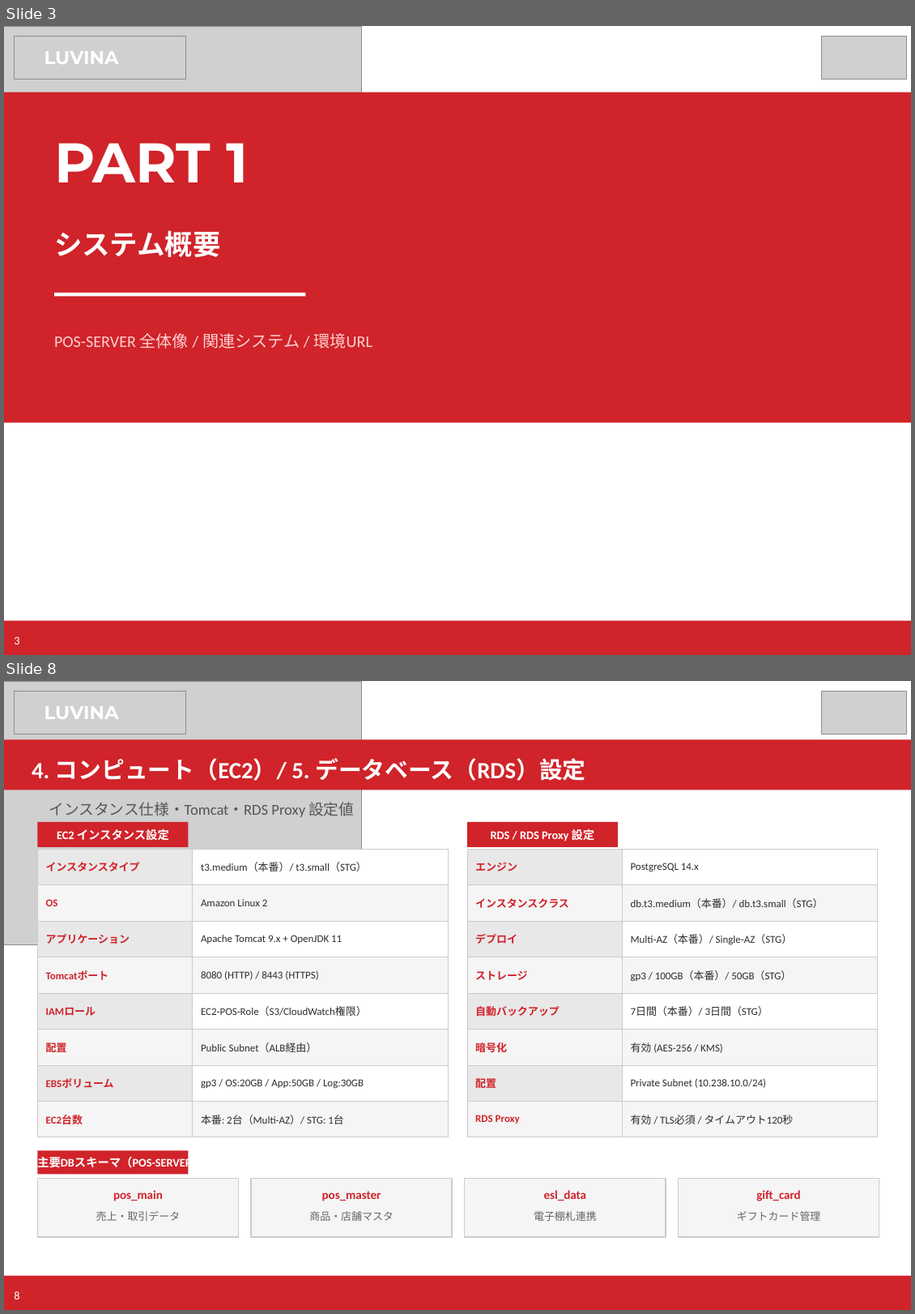
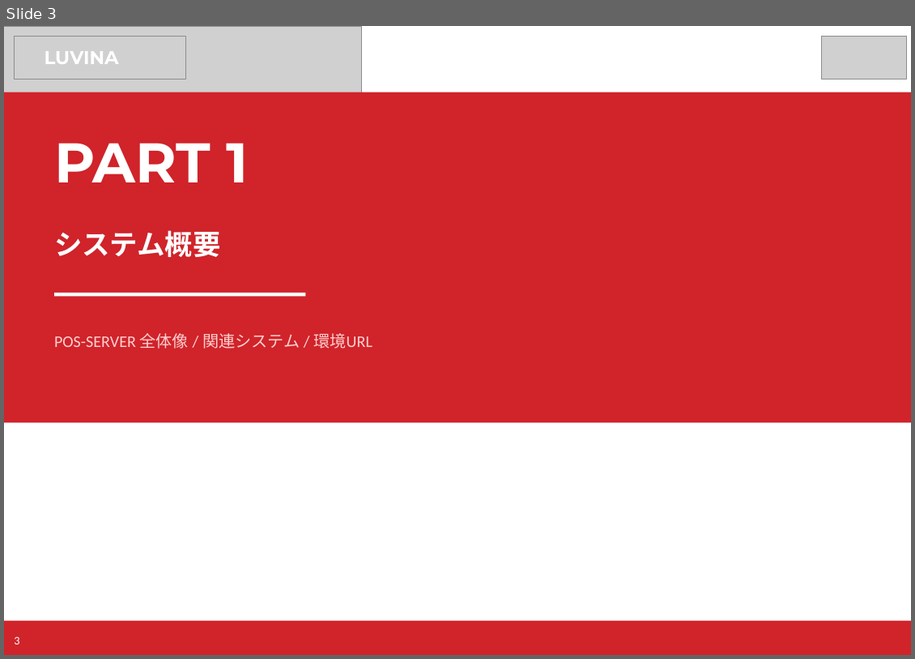
Before and after one commit to kiyoharakadutoshi/kasumi_pos-server_aws, a slide deck: 40_AWS/01_構成資料/カスミPOS_AWS構成資料.pptx. Shown one above the other, each under a label of ours: slides 3 and 8 before the commit, slide 3 after it; the slides between them are not shown. The pictures are 915x1314 and 915x659 pixels, drawn with LibreOffice and Linux fonts; fonts in the diff are those of the drawing; grey boxes stand for pictures. Boxes give left, top, right and bottom in pixels: in the first picture for what was removed or moved away, otherwise in the second. Text is boxed around its words. In the diff, an @@ line names an element or a change of style, - is before the commit and + after.

```diff
--- a/40_AWS/01_構成資料/カスミPOS_AWS構成資料.pptx
+++ b/40_AWS/01_構成資料/カスミPOS_AWS構成資料.pptx
@@ slide 8 removed at [4, 681, 911, 1310], background #FFFFFF @@
@@ picture removed at [4, 681, 362, 945] @@
@@ picture removed at [14, 691, 185, 734] @@
@@ picture removed at [821, 691, 907, 734] @@
@@ text removed at [44, 706, 119, 719] @@
-LUVINA
@@ rectangle removed at [4, 739, 911, 790] @@
@@ text removed at [32, 758, 586, 781] @@
-4. コンピュート（EC2）/ 5. データベース（RDS）設定
@@ text removed at [49, 802, 354, 817] @@
-インスタンス仕様・Tomcat・RDS Proxy 設定値
@@ rectangle removed at [37, 822, 189, 847] @@
@@ rectangle removed at [467, 822, 618, 847] @@
@@ table removed at [37, 849, 448, 1127], 8 rows, 2 columns @@
-インスタンスタイプ | t3.medium（本番）/ t3.small（STG）
-OS | Amazon Linux 2
-アプリケーション | Apache Tomcat 9.x + OpenJDK 11
-Tomcatポート | 8080 (HTTP) / 8443 (HTTPS)
-IAMロール | EC2-POS-Role（S3/CloudWatch権限）
-配置 | Public Subnet（ALB経由）
-EBSボリューム | gp3 / OS:20GB / App:50GB / Log:30GB
-EC2台数 | 本番: 2台（Multi-AZ）/ STG: 1台
@@ text removed at [57, 828, 169, 840] @@
-EC2 インスタンス設定
@@ table removed at [467, 849, 878, 1127], 8 rows, 2 columns @@
-エンジン | PostgreSQL 14.x
-インスタンスクラス | db.t3.medium（本番）/ db.t3.small（STG）
-デプロイ | Multi-AZ（本番）/ Single-AZ（STG）
-ストレージ | gp3 / 100GB（本番）/ 50GB（STG）
-自動バックアップ | 7日間（本番）/ 3日間（STG）
-暗号化 | 有効 (AES-256 / KMS)
-配置 | Private Subnet (10.238.10.0/24)
-RDS Proxy | 有効 / TLS必須 / タイムアウト120秒
@@ text removed at [491, 829, 595, 841] @@
-RDS / RDS Proxy 設定
@@ rectangle removed at [37, 1150, 189, 1173] @@
@@ text removed at [37, 1155, 203, 1170] @@
-主要DBスキーマ（POS-SERVER）
@@ rectangle removed at [37, 1178, 239, 1237] @@
@@ text removed at [113, 1190, 163, 1201] @@
-pos_main
@@ rectangle removed at [251, 1178, 452, 1237] @@
@@ text removed at [322, 1190, 381, 1201] @@
-pos_master
@@ rectangle removed at [465, 1178, 666, 1237] @@
@@ text removed at [544, 1190, 586, 1200] @@
-esl_data
@@ rectangle removed at [679, 1178, 880, 1237] @@
@@ text removed at [756, 1190, 801, 1201] @@
-gift_card
@@ text removed at [96, 1211, 181, 1220] @@
-売上・取引データ
@@ text removed at [309, 1211, 394, 1220] @@
-商品・店舗マスタ
@@ text removed at [534, 1211, 597, 1220] @@
-電子棚札連携
@@ text removed at [737, 1211, 821, 1220] @@
-ギフトカード管理
@@ rectangle removed at [4, 1275, 911, 1310] @@
@@ text removed at [14, 1291, 19, 1299] @@
-8
```
Also in this commit, not shown: 5 slides changed, 6 slides added, 4 other slides removed.
